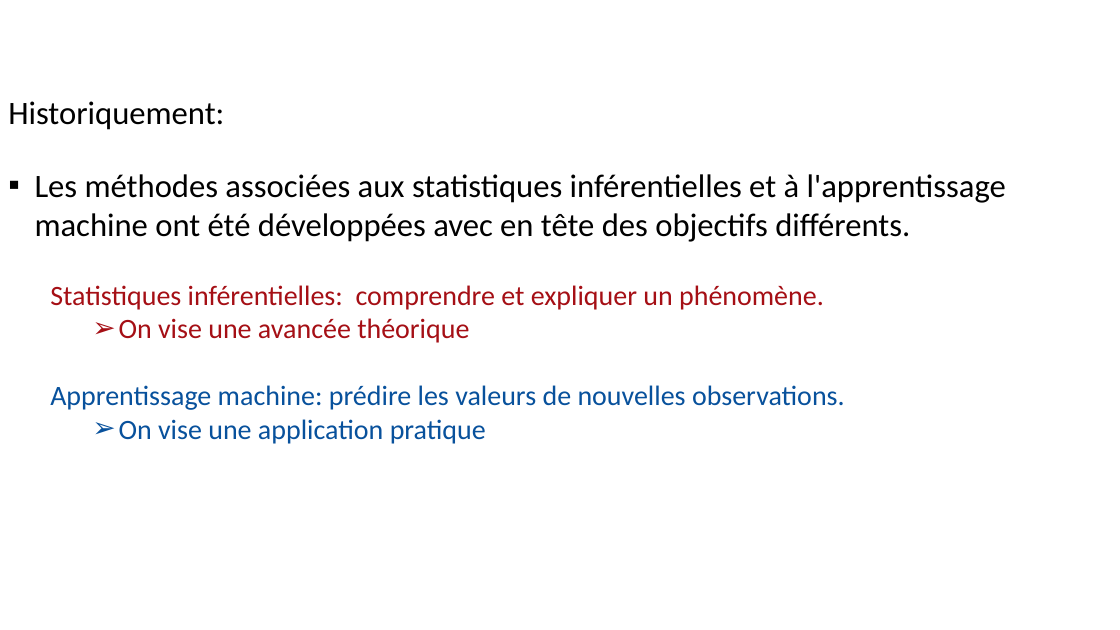
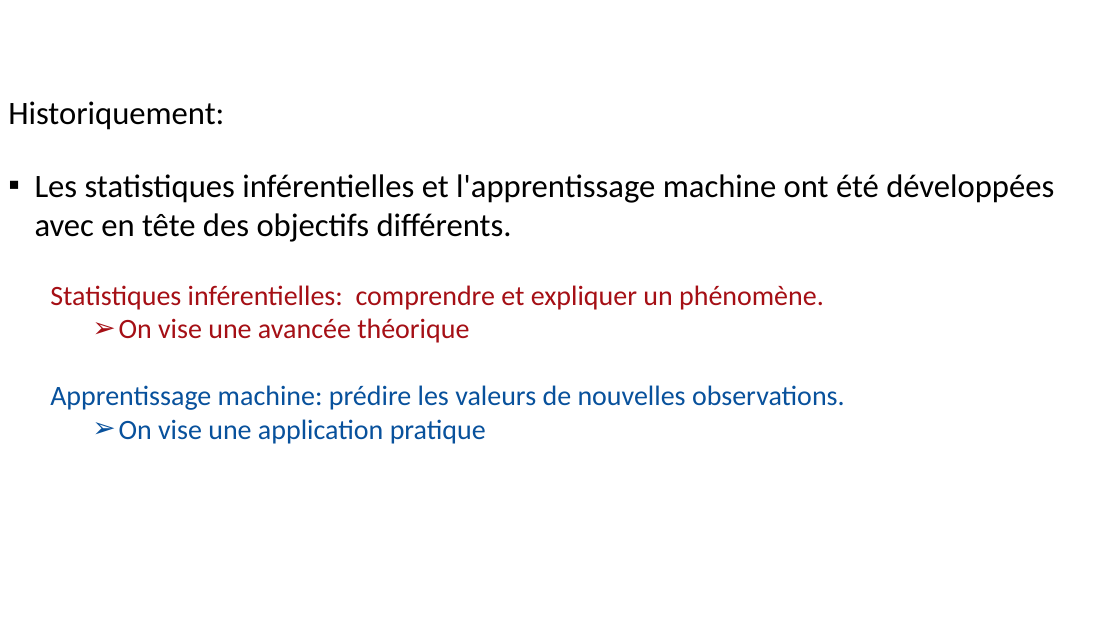
Before and after one commit to pnplab/ML_CRIUSMM, a slide deck: slide 3 of cours_1/img/images.pptx. Drawn at 1120x630 pixels with LibreOffice and Linux fonts; fonts in the diff are those of the drawing. Boxes give left, top, right and bottom in pixels: in the first picture for what was removed or moved away, otherwise in the second. Text is boxed around its words. In the diff, an @@ line names an element or a change of style, - is before the commit and + after.

```diff
--- a/cours_1/img/images.pptx
+++ b/cours_1/img/images.pptx
@@ text at [35,174,1054,242]: text changed @@
-▪ Les méthodes associées aux statistiques inférentielles et à l'apprentissage machine ont été développées avec en tête des objectifs différents.
+▪ Les statistiques inférentielles et l'apprentissage machine ont été développées avec en tête des objectifs différents.
```
Also in this commit, not shown: 3 other slides changed, 26 other files.
